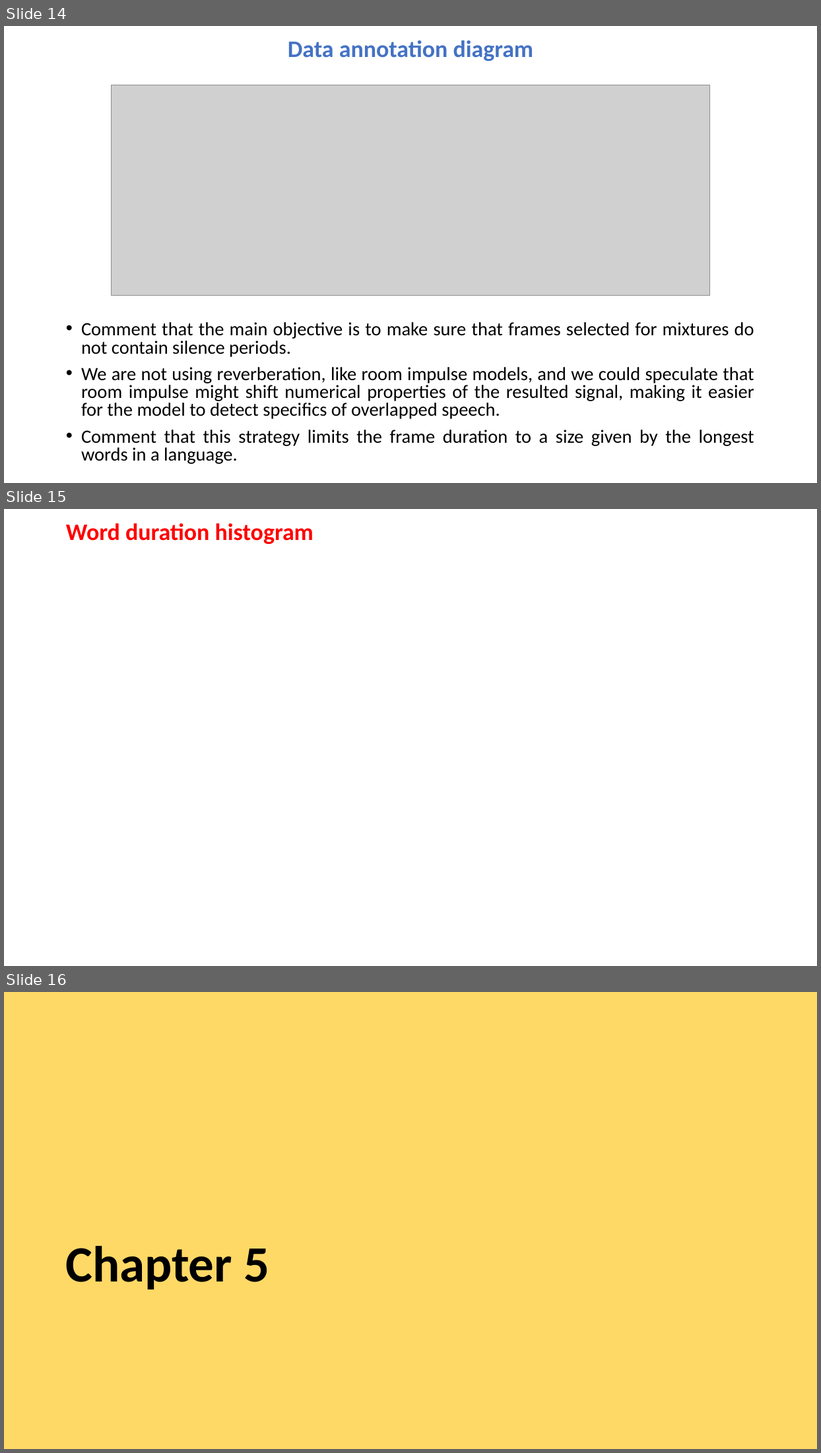
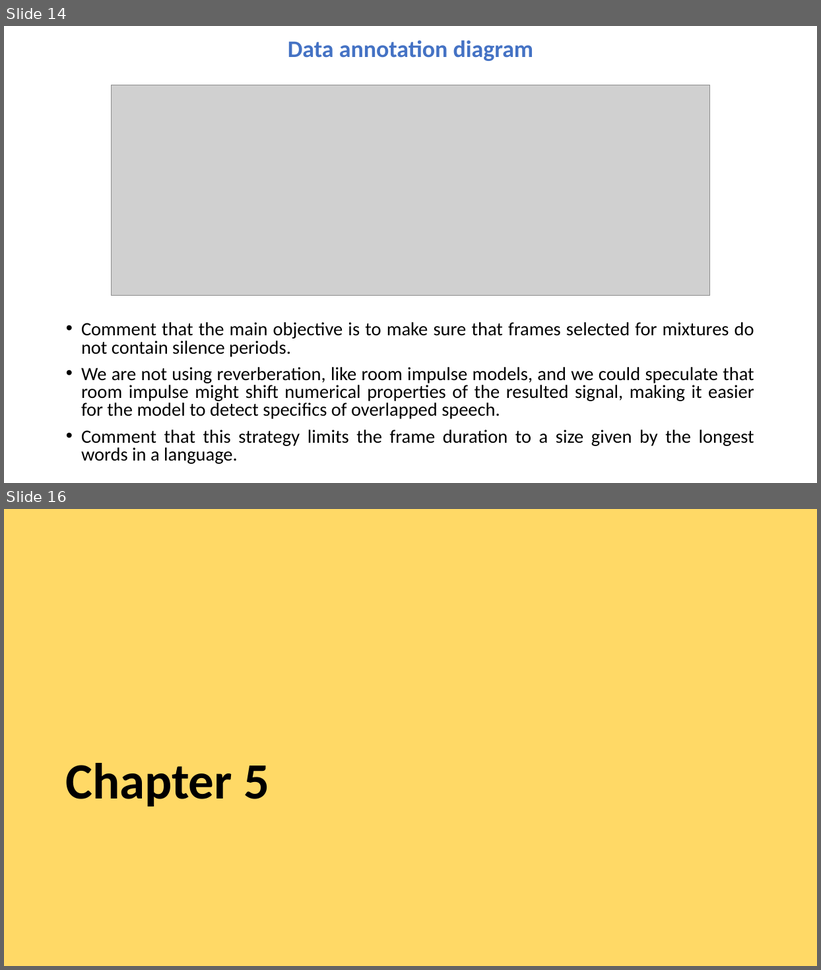
Before and after one commit to valentinandrei/saa_experiments, a slide deck: paper_writing/TOC.pptx. Shown one above the other, each under a label of ours: slides 14, 15 and 16 before the commit, slides 14 and 16 after it; the slides between them are not shown. The pictures are 821x1453 and 821x970 pixels, drawn with LibreOffice and Linux fonts; fonts in the diff are those of the drawing; grey boxes stand for pictures. Boxes give left, top, right and bottom in pixels: in the first picture for what was removed or moved away, otherwise in the second. Text is boxed around its words. In the diff, an @@ line names an element or a change of style, - is before the commit and + after.

```diff
--- a/paper_writing/TOC.pptx
+++ b/paper_writing/TOC.pptx
@@ slide 15 removed at [4, 509, 817, 966], background #FFFFFF @@
@@ title removed at [66, 523, 314, 544] @@
-Word duration histogram
```
Also in this commit, not shown: 12 slides changed, 4 slides added, 37 other files.
